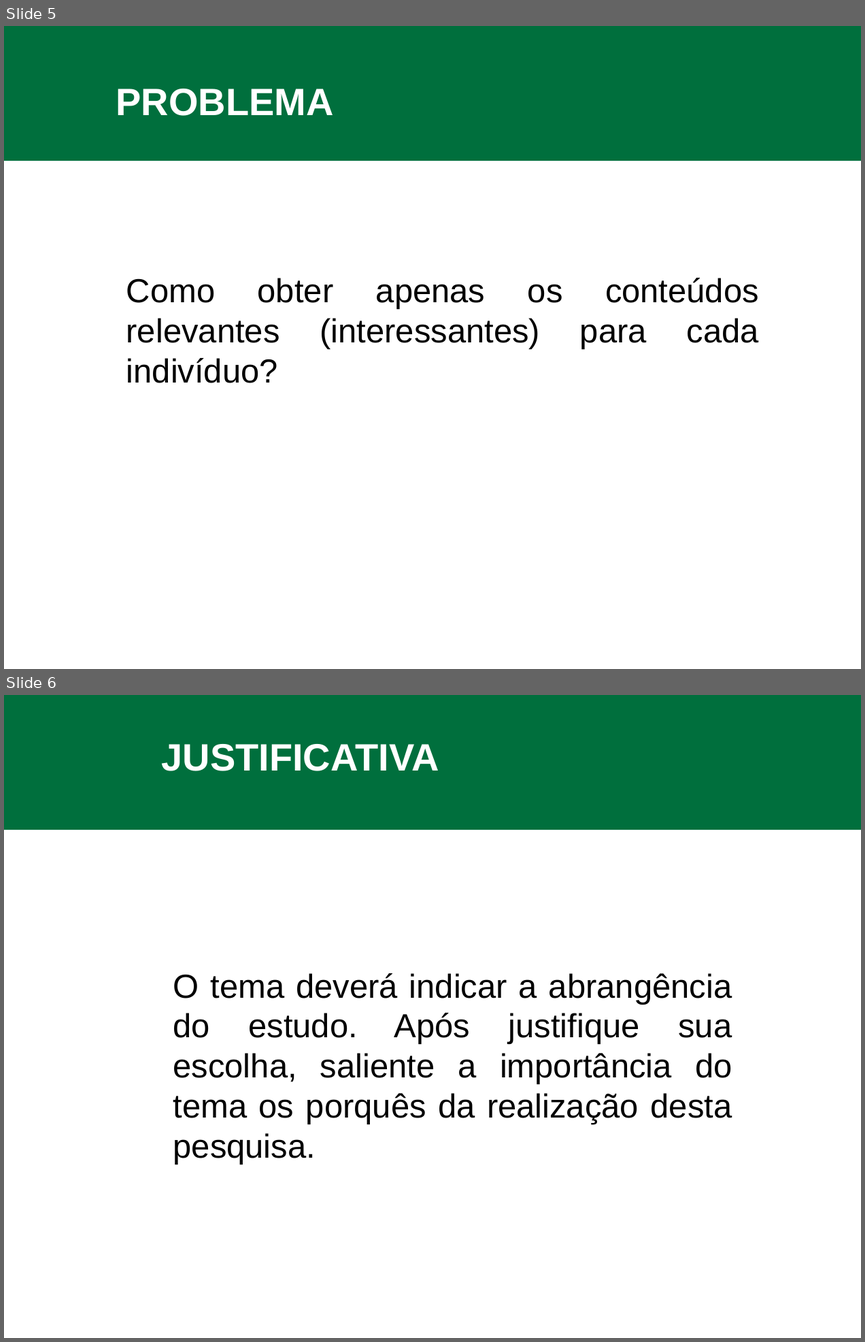
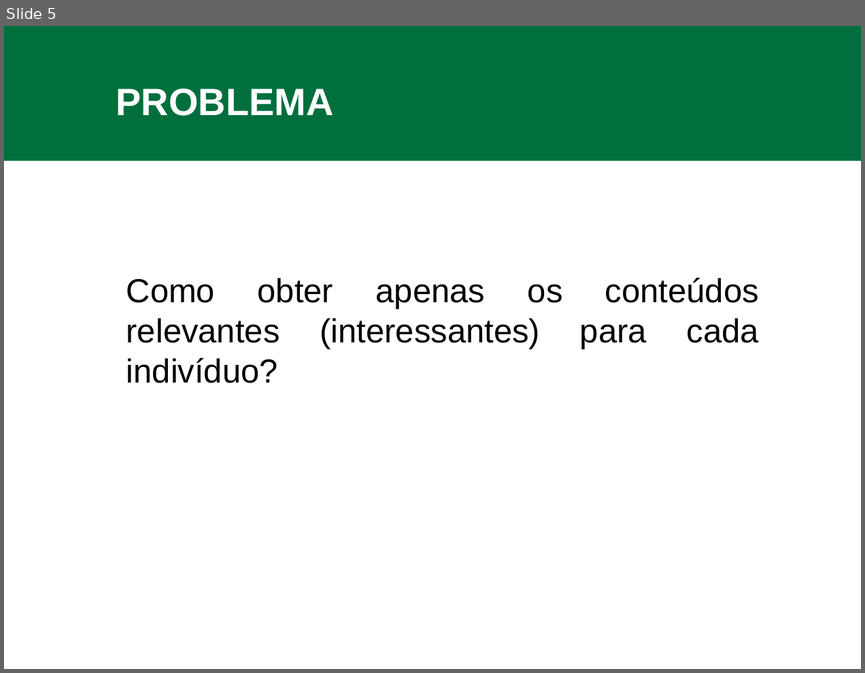
Before and after one commit to feliperuhland/tcc, a slide deck: apresentacao_preprojeto.pptx. Shown one above the other, each under a label of ours: slides 5 and 6 before the commit, slide 5 after it. The pictures are 865x1342 and 865x673 pixels, drawn with LibreOffice and Linux fonts; fonts in the diff are those of the drawing; background and template pictures are left out. Boxes give left, top, right and bottom in pixels: in the first picture for what was removed or moved away, otherwise in the second. Text is boxed around its words. In the diff, an @@ line names an element or a change of style, - is before the commit and + after.

```diff
--- a/apresentacao_preprojeto.pptx
+++ b/apresentacao_preprojeto.pptx
@@ slide 6 removed at bbox=[4, 695, 861, 1338], background #FFFFFF; not listed: 1 template element that a slide beside it also shows @@
@@ text removed at bbox=[162, 744, 440, 771] @@
-JUSTIFICATIVA
@@ text removed at bbox=[173, 973, 732, 1164] @@
-O tema deverá indicar a abrangência do estudo. Após justifique sua escolha, saliente a importância do tema os porquês da realização desta pesquisa.
```
Also in this commit, not shown: 4 slides changed, 8 slides added, 2 other slides removed.
